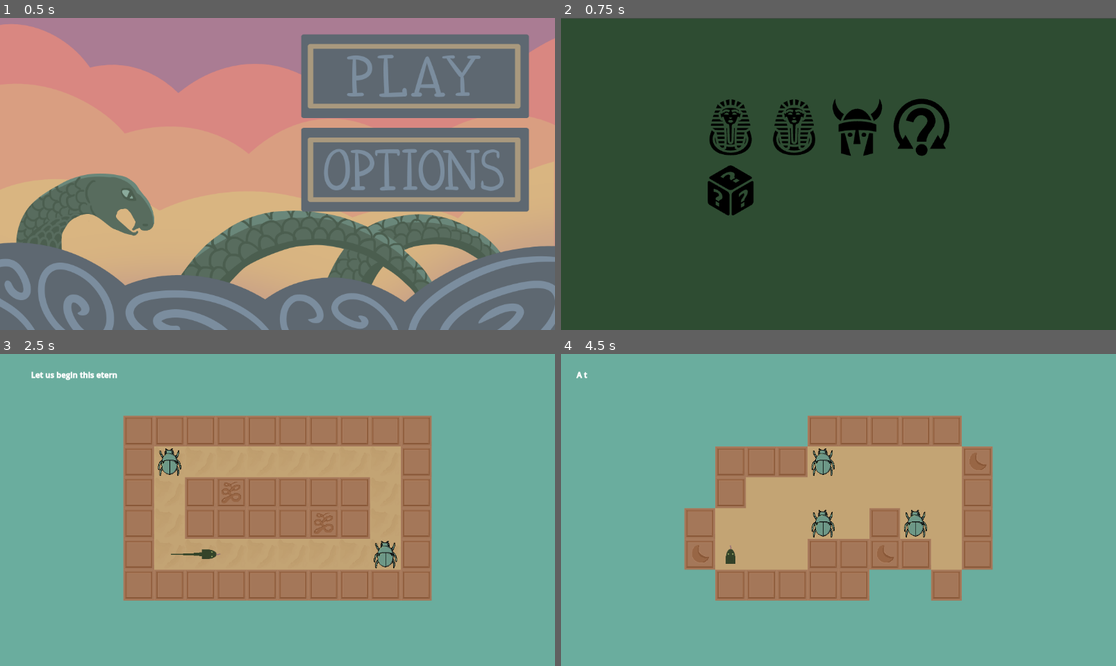
Above: before the commit, frames 1-4 (two rows, left to right).
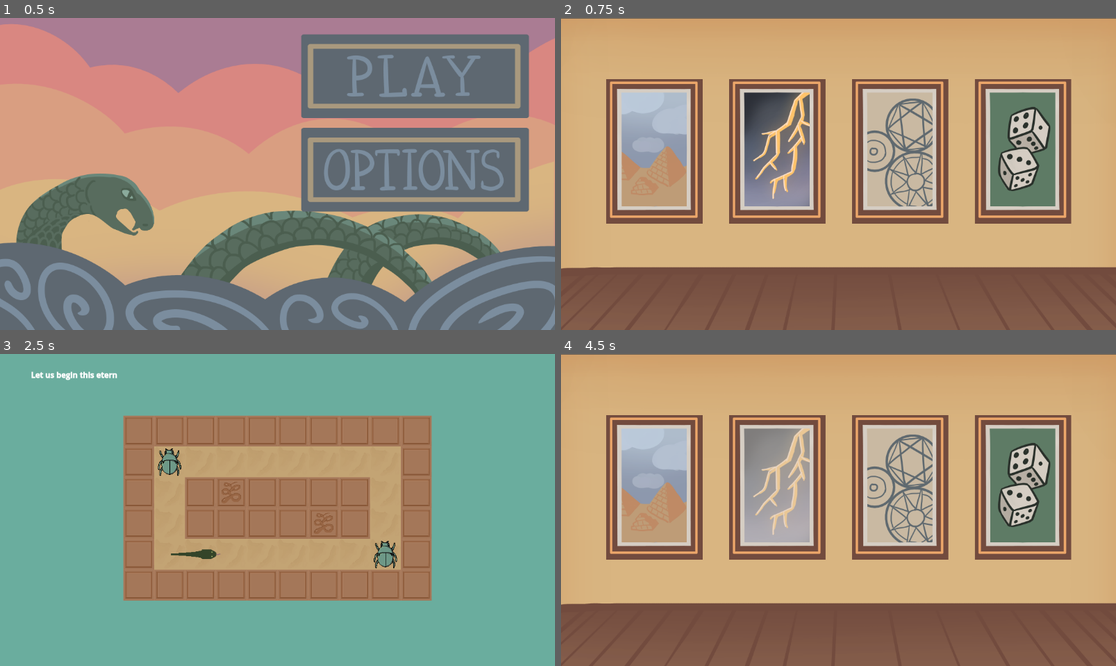
Above: after the commit, the same moments.

Repository: iguessfive/GMTK-Game-Jam
Game: Godot game, scene res://ui/start_screen.tscn
The game is run twice, just before and just after one commit, with the same random seed, the same clock (stepped at 60 frames per second) and the same inputs. Sound files missing from this copy of the repository are replaced by a short silence.
Inputs (mouse positions are in pixels of both pictures, inside the frame that each line leads up to; where the layout moved, square brackets give the same spot in the first picture):
- Up to frame 1 (0.5 s): no input
- Up to frame 2 (0.75 s): click (977, 77) at 0.5 s
- Up to frame 3 (2.5 s): click (94, 488) [172, 463] at 1.25 s; tap Enter at 2 s; hold D (move_right) from 2.03 s (still down); hold Space (throw) from 2.03 s (still down)
- Up to frame 4 (4.5 s): release D (move_right) at 2.78 s; release Space (throw) at 2.78 s; hold S (move_down) 2.78-3.5 s; tap Space (throw) at 2.85 s; click (832, 563) at 3.5 s; click (794, 463) at 4.27 s

Frame 1 is identical in both runs. In frame 2, 100% of the frame differs, in the area x 0-100%, y 0-100%; in frame 3, less than 0.1%; in frame 4, 96%.

Commit message:
add options menu graphics
level selector and options menu  temp update

Diff:
--- a/gameplay/snake.tscn
+++ b/gameplay/snake.tscn
@@ -22,6 +22,7 @@
 texture = ExtResource("2_yyr6o")
 
 [node name="PersistentBody" type="Line2D" parent="."]
+width = 20.0
 width_curve = SubResource("Curve_yyr6o")
 default_color = Color(0.203443, 0.26793, 0.160476, 1)
 
--- a/ui/level_selector_demo.tscn
+++ b/ui/level_selector_demo.tscn
@@ -1,14 +1,17 @@
-[gd_scene load_steps=10 format=3 uid="uid://o374m3kyeprx"]
+[gd_scene load_steps=13 format=3 uid="uid://o374m3kyeprx"]
 
 [ext_resource type="Script" uid="uid://bmi3pgd3ijev1" path="res://ui/level_selector.gd" id="1_0a04p"]
 [ext_resource type="Texture2D" uid="uid://dbt6dpx6gph1f" path="res://assets/buttons/egypt_normal.png" id="1_6m5so"]
+[ext_resource type="Texture2D" uid="uid://bde6fyxuxw3t5" path="res://assets/sprites/select screen.png" id="2_7u05y"]
 [ext_resource type="Texture2D" uid="uid://b4yh6a1daytx3" path="res://assets/buttons/egypt_pressed.png" id="2_bb7yj"]
-[ext_resource type="Texture2D" uid="uid://de4in5iskjeks" path="res://assets/buttons/norse_normal.png" id="3_g6qfp"]
-[ext_resource type="Texture2D" uid="uid://c158vrlnkoe25" path="res://assets/buttons/norse_pressed.png" id="4_0a04p"]
-[ext_resource type="Texture2D" uid="uid://cswo2lpdcsycw" path="res://assets/buttons/uncertainty_normal.png" id="5_do00l"]
-[ext_resource type="Texture2D" uid="uid://bglm3yb4b0603" path="res://assets/buttons/uncertainty_pressed.png" id="6_twhk5"]
-[ext_resource type="Texture2D" uid="uid://cbj42vi0whra2" path="res://assets/buttons/random.png" id="7_d4ekp"]
-[ext_resource type="Texture2D" uid="uid://qmpy6w3peg7c" path="res://assets/buttons/random_pressed.png" id="8_drkad"]
+[ext_resource type="Texture2D" uid="uid://dfcb1wrfu2hux" path="res://assets/buttons/selecte.png" id="3_pc42j"]
+[ext_resource type="Texture2D" uid="uid://c1btb8kpoikbv" path="res://assets/buttons/selecte hover.png" id="4_to67t"]
+[ext_resource type="Texture2D" uid="uid://c7atcogkhnlki" path="res://assets/buttons/selectn.png" id="7_rcib8"]
+[ext_resource type="Texture2D" uid="uid://cfch2u2pv37t3" path="res://assets/buttons/selectn hover.png" id="8_6st0v"]
+[ext_resource type="Texture2D" uid="uid://cvbf6rtika22p" path="res://assets/buttons/selecta.png" id="9_bcho6"]
+[ext_resource type="Texture2D" uid="uid://cp02uwh45jjo1" path="res://assets/buttons/selecta hover.png" id="10_a1lwd"]
+[ext_resource type="Texture2D" uid="uid://bg3e453dsw2fg" path="res://assets/buttons/selectr.png" id="11_861oy"]
+[ext_resource type="Texture2D" uid="uid://dh4tekj5hijfw" path="res://assets/buttons/selectr hover.png" id="12_6jmjk"]
 
 [node name="LevelSelectorDemo" type="Control"]
 layout_mode = 3
@@ -22,48 +25,53 @@
 mouse_filter = 2
 script = ExtResource("1_0a04p")
 
-[node name="ColorRect" type="ColorRect" parent="."]
-layout_mode = 1
-anchors_preset = 15
-anchor_right = 1.0
-anchor_bottom = 1.0
-grow_horizontal = 2
-grow_vertical = 2
-color = Color(0, 0.294118, 0.0392157, 0.403922)
+[node name="TextureRect" type="TextureRect" parent="."]
+layout_mode = 0
+offset_right = 40.0
+offset_bottom = 40.0
+texture = ExtResource("2_7u05y")
 
 [node name="GridContainer" type="GridContainer" parent="."]
 layout_mode = 1
-anchors_preset = -1
-anchor_left = 0.25
-anchor_top = 0.25
-anchor_right = 0.75
-anchor_bottom = 0.75
+anchors_preset = 8
+anchor_left = 0.5
+anchor_top = 0.5
+anchor_right = 0.5
+anchor_bottom = 0.5
+offset_left = -482.5
+offset_top = -198.0
+offset_right = 482.5
+offset_bottom = 102.0
+grow_horizontal = 2
+grow_vertical = 2
+theme_override_constants/h_separation = 55
 columns = 4
 
 [node name="AncientEgypt" type="TextureButton" parent="GridContainer"]
 layout_mode = 2
-texture_normal = ExtResource("1_6m5so")
-texture_pressed = ExtResource("2_bb7yj")
+texture_normal = ExtResource("3_pc42j")
+texture_hover = ExtResource("4_to67t")
 
 [node name="AncientEgypt2" type="TextureButton" parent="GridContainer"]
+visible = false
 layout_mode = 2
 texture_normal = ExtResource("1_6m5so")
 texture_pressed = ExtResource("2_bb7yj")
 
 [node name="NorseMythology" type="TextureButton" parent="GridContainer"]
 layout_mode = 2
-texture_normal = ExtResource("3_g6qfp")
-texture_pressed = ExtResource("4_0a04p")
+texture_normal = ExtResource("7_rcib8")
+texture_hover = ExtResource("8_6st0v")
 
 [node name="TextureButton3" type="TextureButton" parent="GridContainer"]
 layout_mode = 2
-texture_normal = ExtResource("5_do00l")
-texture_pressed = ExtResource("6_twhk5")
+texture_normal = ExtResource("9_bcho6")
+texture_hover = ExtResource("10_a1lwd")
 
 [node name="RandomLevel" type="TextureButton" parent="GridContainer"]
 layout_mode = 2
-texture_normal = ExtResource("7_d4ekp")
-texture_pressed = ExtResource("8_drkad")
+texture_normal = ExtResource("11_861oy")
+texture_hover = ExtResource("12_6jmjk")
 
 [connection signal="pressed" from="GridContainer/AncientEgypt" to="." method="_on_ancient_egypt_pressed"]
 [connection signal="pressed" from="GridContainer/AncientEgypt2" to="." method="_on_ancient_egypt_2_pressed"]
--- a/ui/options.gd
+++ b/ui/options.gd
@@ -9,4 +9,3 @@
 
 func _on_return_button_pressed() -> void:
 	hide()
-	print("sup")
--- a/ui/options.tscn
+++ b/ui/options.tscn
@@ -1,9 +1,19 @@
-[gd_scene load_steps=3 format=3 uid="uid://mafcxi5o3n62"]
+[gd_scene load_steps=8 format=3 uid="uid://mafcxi5o3n62"]
 
 [ext_resource type="Script" uid="uid://xcwdg1mui73h" path="res://ui/options.gd" id="1_ymcv4"]
+[ext_resource type="Texture2D" uid="uid://bw0ca5nw7oxkm" path="res://assets/sprites/options menu bg.png" id="2_bnx2y"]
+[ext_resource type="Texture2D" uid="uid://74md6r5k2yqq" path="res://assets/buttons/level select.png" id="3_e4rtv"]
+[ext_resource type="Texture2D" uid="uid://dfphqdlp1swwc" path="res://assets/buttons/level select hover.png" id="4_63ajr"]
+[ext_resource type="Texture2D" uid="uid://bn36kwqvufo8p" path="res://assets/buttons/return.png" id="5_syd3e"]
+[ext_resource type="Texture2D" uid="uid://bqfopwnr4p82m" path="res://assets/buttons/return hover.png" id="6_ekocp"]
 
 [sub_resource type="LabelSettings" id="LabelSettings_ymcv4"]
-font_size = 24
+font_size = 32
+font_color = Color(0.67451, 0.54902, 0.372549, 1)
+outline_size = 5
+outline_color = Color(0.32549, 0.239216, 0.129412, 1)
+shadow_size = 10
+shadow_color = Color(0, 0, 0, 0.392157)
 
 [node name="Options" type="Control"]
 layout_mode = 3
@@ -13,21 +23,28 @@
 anchor_bottom = 0.8
 script = ExtResource("1_ymcv4")
 
-[node name="Panel" type="Panel" parent="."]
+[node name="TextureRect" type="TextureRect" parent="."]
 layout_mode = 1
-anchors_preset = 15
-anchor_right = 1.0
-anchor_bottom = 1.0
+anchors_preset = 8
+anchor_left = 0.5
+anchor_top = 0.5
+anchor_right = 0.5
+anchor_bottom = 0.5
+offset_left = -185.0
+offset_top = -185.0
+offset_right = 185.0
+offset_bottom = 185.0
 grow_horizontal = 2
 grow_vertical = 2
+texture = ExtResource("2_bnx2y")
 
 [node name="Label" type="Label" parent="."]
 layout_mode = 1
 anchors_preset = -1
 anchor_left = 0.382089
-anchor_top = 0.0797325
+anchor_top = 0.146605
 anchor_right = 0.603443
-anchor_bottom = 0.167181
+anchor_bottom = 0.234053
 grow_horizontal = 2
 text = "Option Menu"
 label_settings = SubResource("LabelSettings_ymcv4")
@@ -38,35 +55,45 @@
 [node name="SFXCheckButton" type="CheckButton" parent="."]
 layout_mode = 1
 anchors_preset = -1
-anchor_left = 0.408855
-anchor_top = 0.242799
-anchor_right = 0.582466
-anchor_bottom = 0.322531
+anchor_left = 0.408854
+anchor_top = 0.263374
+anchor_right = 0.582465
+anchor_bottom = 0.343107
 grow_horizontal = 2
 text = "Mute SFX"
 metadata/_edit_use_anchors_ = true
 
-[node name="LevelSelectorButton" type="Button" parent="."]
+[node name="LevelSelectorButton" type="TextureButton" parent="."]
 layout_mode = 1
-anchors_preset = -1
-anchor_left = 0.410301
-anchor_top = 0.343106
-anchor_right = 0.576678
-anchor_bottom = 0.42284
-offset_right = 3.05176e-05
+anchors_preset = 8
+anchor_left = 0.5
+anchor_top = 0.5
+anchor_right = 0.5
+anchor_bottom = 0.5
+offset_left = -112.5
+offset_top = -52.0
+offset_right = 112.5
+offset_bottom = -2.0
 grow_horizontal = 2
-text = "Level Selector"
-metadata/_edit_use_anchors_ = true
+grow_vertical = 2
+texture_normal = ExtResource("3_e4rtv")
+texture_hover = ExtResource("4_63ajr")
 
-[node name="ReturnButton" type="Button" parent="."]
-layout_mode = 0
-anchor_left = 0.453704
-anchor_top = 0.81893
-anchor_right = 0.541956
-anchor_bottom = 0.898663
-offset_right = 3.05176e-05
-text = "Return"
-metadata/_edit_use_anchors_ = true
+[node name="ReturnButton" type="TextureButton" parent="."]
+layout_mode = 1
+anchors_preset = 7
+anchor_left = 0.5
+anchor_top = 1.0
+anchor_right = 0.5
+anchor_bottom = 1.0
+offset_left = -81.0
+offset_top = -106.0
+offset_right = 81.0
+offset_bottom = -56.0
+grow_horizontal = 2
+grow_vertical = 0
+texture_normal = ExtResource("5_syd3e")
+texture_hover = ExtResource("6_ekocp")
 
 [connection signal="toggled" from="SFXCheckButton" to="." method="_on_sfx_check_button_toggled"]
 [connection signal="pressed" from="LevelSelectorButton" to="." method="_on_level_selector_button_pressed"]
Binary file added: assets/sprites/options menu bg.png
Not shown, added: assets/sprites/options menu bg.png.import
